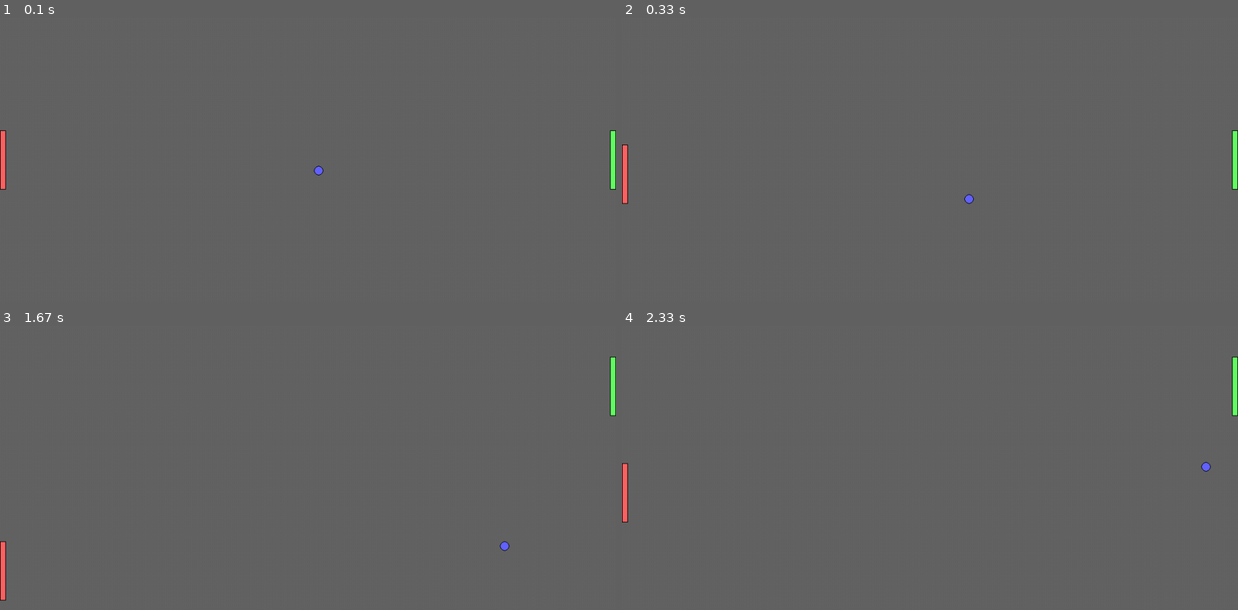
Above: before the commit, frames 1-4 (two rows, left to right).
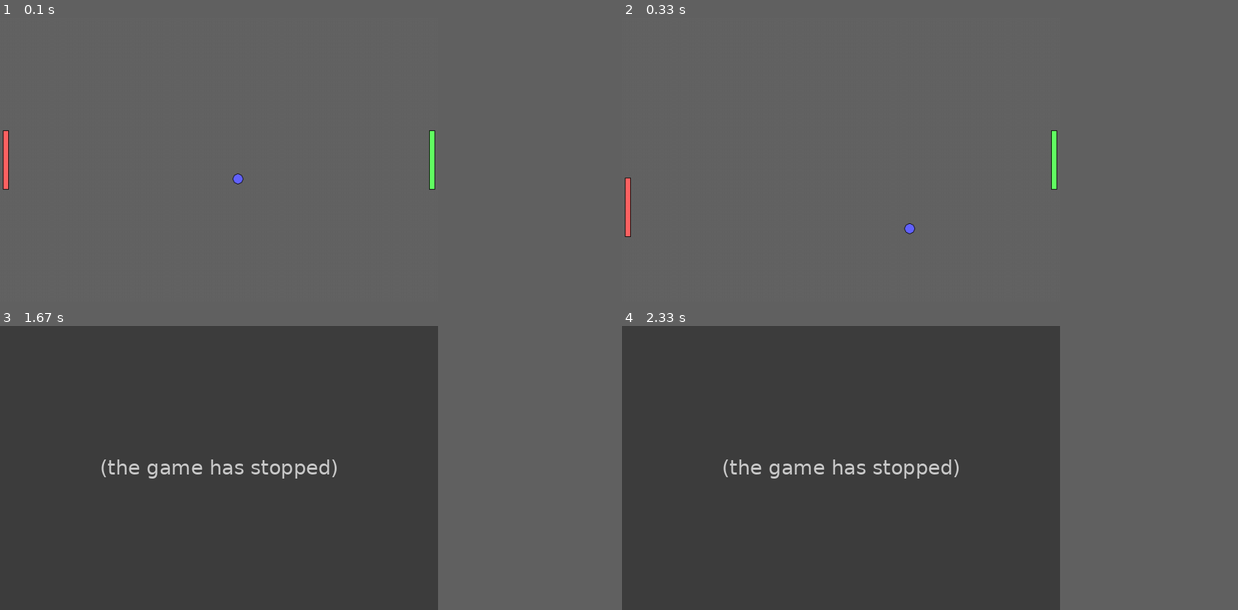
Above: after the commit, the same moments.

Repository: jmdibble/pong-pygame
Game: pygame game, started from pong-e.py
Two runs of this game, one before a commit and one after it. Both use one fixed random seed, a clock stepped at 60 frames per second and the inputs below.
Inputs:
- Up to frame 1 (0.1 s): no input
- Up to frame 2 (0.33 s): no input
- Up to frame 3 (1.67 s): hold Up 0.33-0.8 s
- Up to frame 4 (2.33 s): no input
In our replay, the window is 900x415 before the commit and 640x415 after it. These sizes can differ from the game's own. Grey fills any space a smaller window leaves; there, only what the larger window draws over its background counts as a difference.

The runs differ from the first frame. In frame 1, 0.8% of the frame differs, in the area x 0-100%, y 39-61%; in frame 2, 0.9%; in frame 3, 71%; in frame 4, 71%, in the area x 0-100%, y 0-100%.
After the commit the program exited at 1.02 s; later frames show no game.

Commit message:
All working now - need to fix 1 bug

Diff:
--- a/pong-e.py
+++ b/pong-e.py
@@ -6,14 +6,14 @@
         self.screensize = screensize
         self.centerx = int(screensize[0]*0.5)
         self.centery = int(screensize[1]*0.5)
-        self.radius = 8
+        self.radius = 9
         self.rect = pygame.Rect(self.centerx-self.radius,
                                 self.centery-self.radius,
                                 self.radius*2, self.radius*2)
         self.color = (100,100,255)
         self.direction = [1,1]
-        self.speedx = 2
-        self.speedy = 2
+        self.speedx = 3.5
+        self.speedy = 3.5
         ## Task: change speed/radius as game progresses to make it harder
 
         self.hit_edge_left = False
@@ -51,7 +51,7 @@
     def __init__(self, screensize):
         self.screensize = screensize
 
-        self.centerx = 5
+        self.centerx = 10
         self.centery = int(screensize[1]*0.5)
 
         self.height = 100
@@ -63,7 +63,7 @@
 
         ## Task: Adjust size of AI paddle as match progresses to make it more difficult
 
-        self.speed = 3
+        self.speed = 10
 
     def update(self, pong):
         if pong.rect.top < self.rect.top:
@@ -85,7 +85,7 @@
     def __init__(self, screensize):
         self.screensize = screensize
 
-        self.centerx = screensize[0] - 5
+        self.centerx = screensize[0] - 10
         self.centery = int(screensize[1]*0.5)
 
         self.height = 100
@@ -112,9 +112,9 @@
 def main():
     pygame.init()
 
-    screensize = (1040,480)
+    screensize = (740,480)
 
-    screen = pygame.display.set_mode((1040,480))
+    screen = pygame.display.set_mode((740,480))
     clock = pygame.time.Clock()
     pong = Pong(screensize)
     ai_paddle = AIPaddle(screensize)
